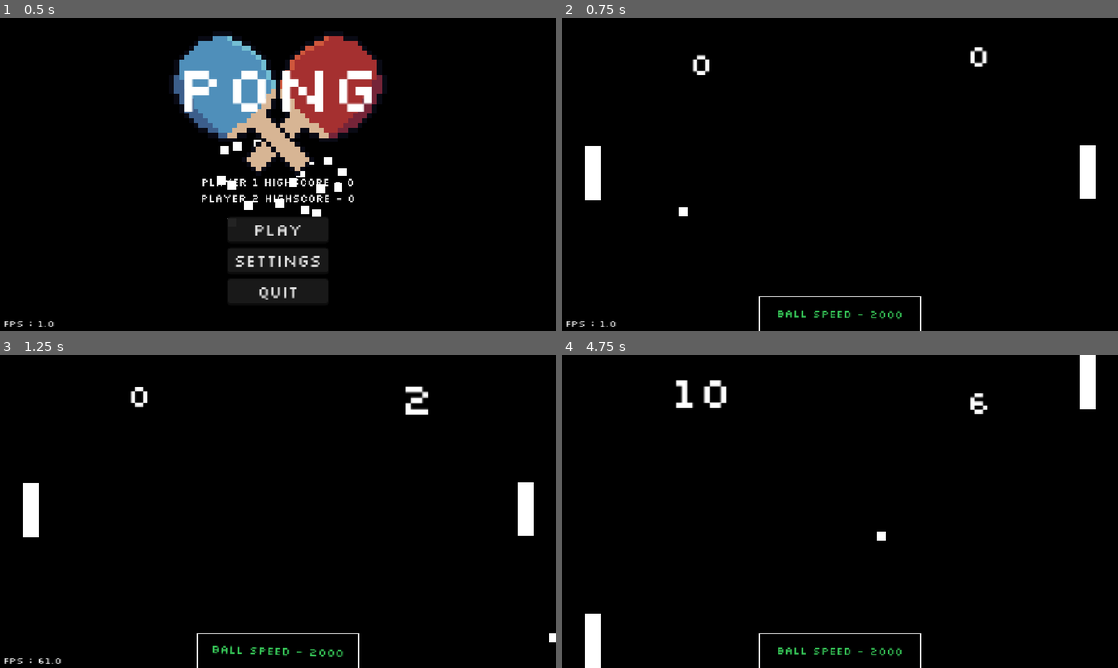
Above: before the commit, frames 1-4 (two rows, left to right).
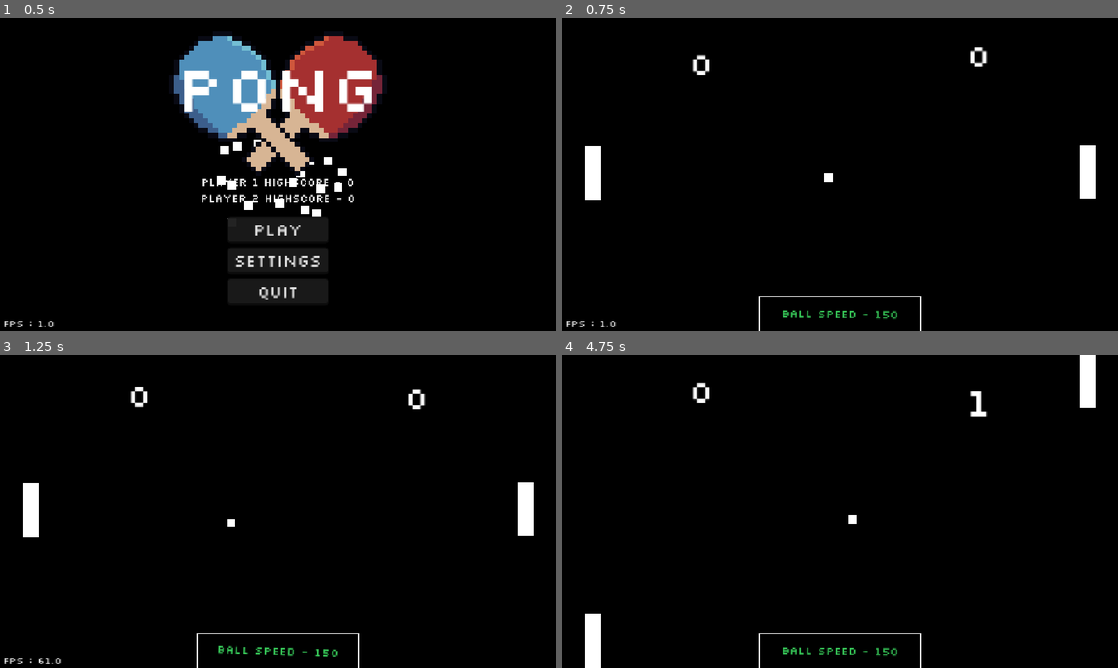
Above: after the commit, the same moments.

Repository: SlapMeLeft/Pong
Game: Godot game, scene res://Scenes/Main_Menu.tscn
The game is run twice, just before and just after one commit, with the same random seed, the same clock (stepped at 60 frames per second) and the same inputs.
Inputs (mouse positions are in pixels of both pictures, inside the frame that each line leads up to):
- Up to frame 1 (0.5 s): no input
- Up to frame 2 (0.75 s): click "Play" at 0.5 s
- Up to frame 3 (1.25 s): no input
- Up to frame 4 (4.75 s): tap Enter (ui_accept) at 1.25, 1.52, 2.27, 3.77, 4.52 s; move the mouse to (962, 495) at 1.27 s; hold Up (ui_up) 1.28-2.78 s; tap B (FPS) at 1.35, 2.85, 4.35 s; move the mouse to (728, 527) at 2.02 s; tap Down (down2) at 2.1, 3.6 s; move the mouse to (895, 442) at 2.77 s; hold S (down) 2.78-3.53 s; move the mouse to (812, 574) at 3.52 s; hold Up (ui_up) from 3.53 s (still down); move the mouse to (1006, 558) at 4.27 s

Frame 1 is identical in both runs. In frame 2, 0.4% of the frame differs, in the area x 21-62%, y 49-97%; in frame 3, 0.7%; in frame 4, 1.1%, in the area x 20-96%, y 8-97%.

Commit message:
Changed max speed of ball

Diff:
--- a/Scenes/Game.tscn
+++ b/Scenes/Game.tscn
@@ -11,10 +11,10 @@
 [ext_resource type="AudioStream" uid="uid://c3vlkyhbdyvqh" path="res://Audio/hitHurt.wav" id="9_bf53h"]
 
 [sub_resource type="RectangleShape2D" id="RectangleShape2D_6ubv3"]
-size = Vector2(1172, 61)
+size = Vector2(1172, 262.75)
 
 [sub_resource type="RectangleShape2D" id="RectangleShape2D_u44n3"]
-size = Vector2(67.0575, 773)
+size = Vector2(250.0575, 1178)
 
 [sub_resource type="RectangleShape2D" id="RectangleShape2D_wbfu4"]
 size = Vector2(128.73564, 32.323242)
@@ -283,25 +283,25 @@
 [node name="Game Boundaries" type="StaticBody2D" parent="." unique_id=1706561870]
 
 [node name="Top Wall" type="CollisionShape2D" parent="Game Boundaries" unique_id=613040372]
-position = Vector2(576, -31)
+position = Vector2(576, -133.25)
 shape = SubResource("RectangleShape2D_6ubv3")
 
 [node name="Floor" type="CollisionShape2D" parent="Game Boundaries" unique_id=363675115]
-position = Vector2(576, 678.5)
+position = Vector2(576, 780.625)
 shape = SubResource("RectangleShape2D_6ubv3")
 
 [node name="Left Wall" type="Area2D" parent="." unique_id=151063377]
 position = Vector2(-22, 0)
 
 [node name="CollisionShape2D" type="CollisionShape2D" parent="Left Wall" unique_id=370304046]
-position = Vector2(-19.471252, 324.5)
+position = Vector2(-110.97125, 323)
 shape = SubResource("RectangleShape2D_u44n3")
 
 [node name="Right Wall" type="Area2D" parent="." unique_id=445169563]
 position = Vector2(1173, 0)
 
 [node name="CollisionShape2D" type="CollisionShape2D" parent="Right Wall" unique_id=748291971]
-position = Vector2(20, 325)
+position = Vector2(104, 325)
 shape = SubResource("RectangleShape2D_u44n3")
 
 [node name="Player 1" type="CharacterBody2D" parent="." unique_id=456031203]
--- a/Scripts/ball.gd
+++ b/Scripts/ball.gd
@@ -19,7 +19,7 @@
 @export var bounce_variation: float = 50
 
 var speed = 150
-const MAX_SPEED = 750.0
+const MAX_SPEED = 1000.0
 var p1_score = 0
 var p2_score = 0
 
@@ -61,7 +61,7 @@
 			speed = min(speed + 50, MAX_SPEED)
 			if speed >= MAX_SPEED:
 				ball_speed.set("theme_override_colors/font_color", Color(1.0, 0.0, 0.0, 1.0))
-			elif speed >= 350:
+			elif speed >= 500:
 				ball_speed.set("theme_override_colors/font_color", Color(1.0, 0.5, 0.0, 1.0))
 			else:
 				ball_speed.set("theme_override_colors/font_color", Color(0.214, 0.781, 0.346, 1.0))
@@ -82,7 +82,7 @@
 
 
 func initialize():
-		speed = 2000
+		speed = 150
 		ball_speed.set("theme_override_colors/font_color", (Color(0.214, 0.781, 0.346, 1.0)))
 		var extra_offset = 0.0 if randf() < 0.5 else PI
 		var angle = extra_offset + randf_range(-PI/5, PI/5)
--- a/project.godot
+++ b/project.godot
@@ -34,6 +34,10 @@
 window/size/borderless=true
 window/stretch/mode="canvas_items"
 window/vsync/vsync_mode=0
+
+[editor]
+
+movie_writer/disable_vsync=true
 
 [input]
 
